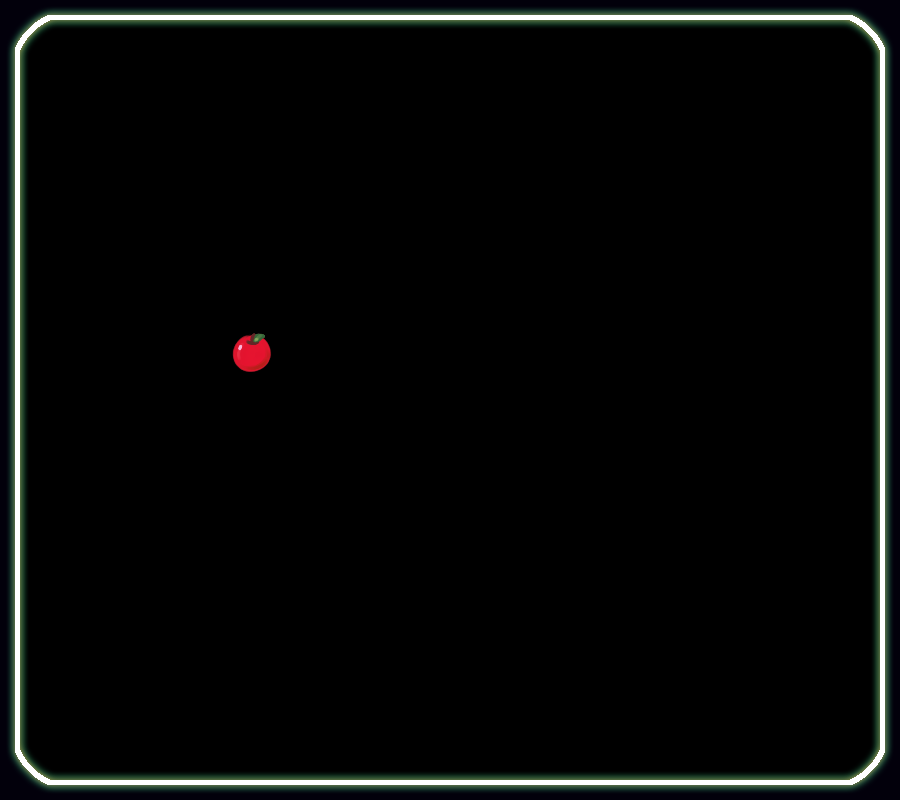
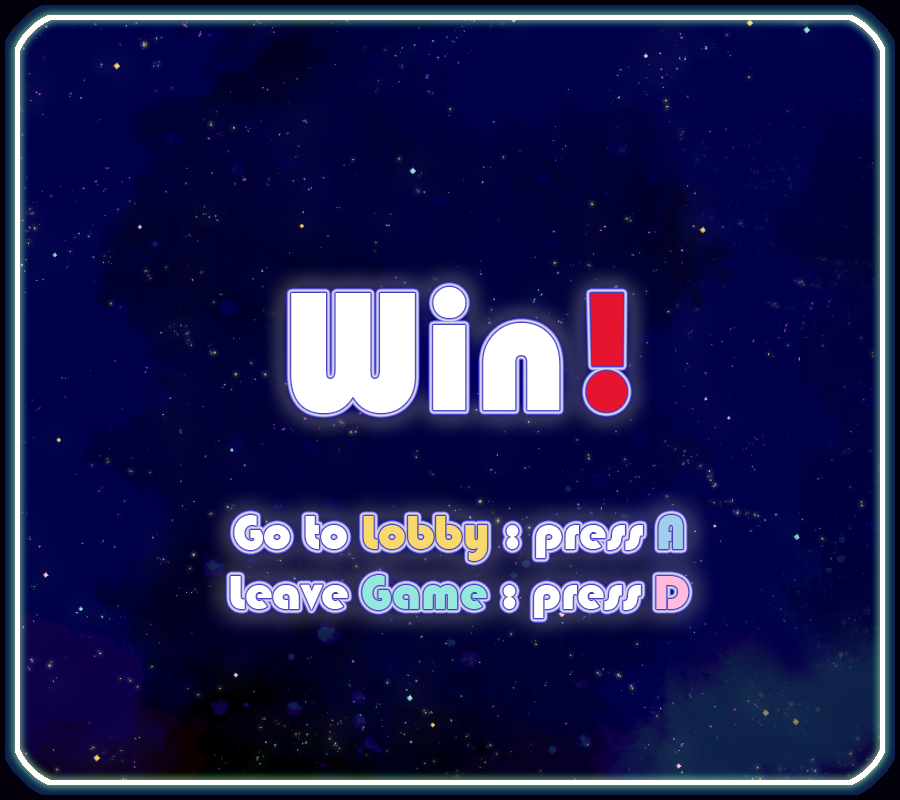
The second 900 × 800 image is a revision of the first. Changes to its layers:
added layer "Go to Lobby : press A Leave Game : press D" above "Lose..." over box(230, 515, 689, 618)
added layer "Win!" above "Group 1" over box(291, 287, 628, 413)
hid group "objects" (4 layers) over box(92, 51, 806, 333)
showed "2", painted on it over box(5, 5, 895, 795)
removed layer "Layer 3" over box(5, 5, 895, 795)
removed layer "Layer 5" over box(5, 5, 895, 795)
